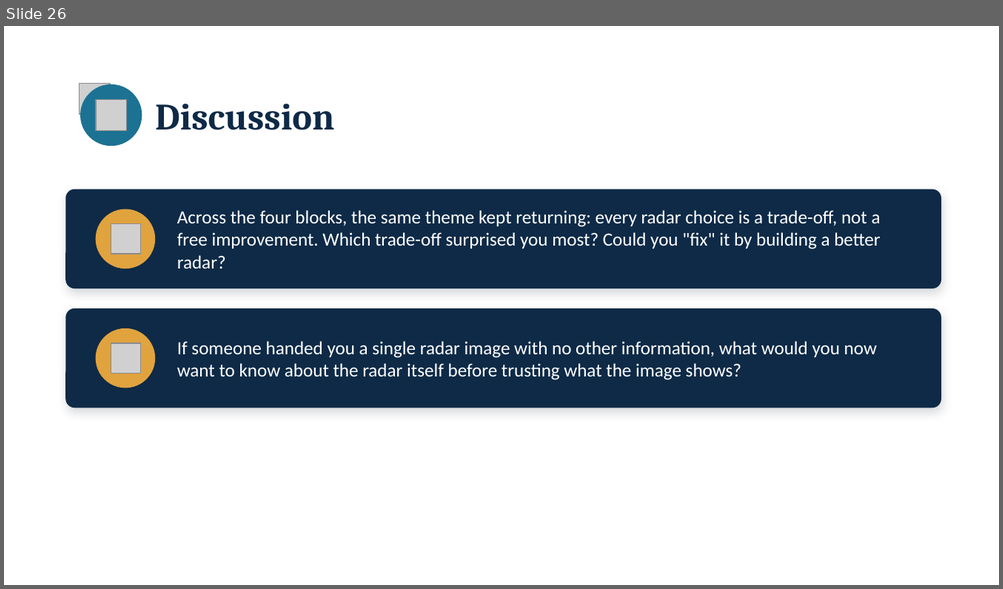
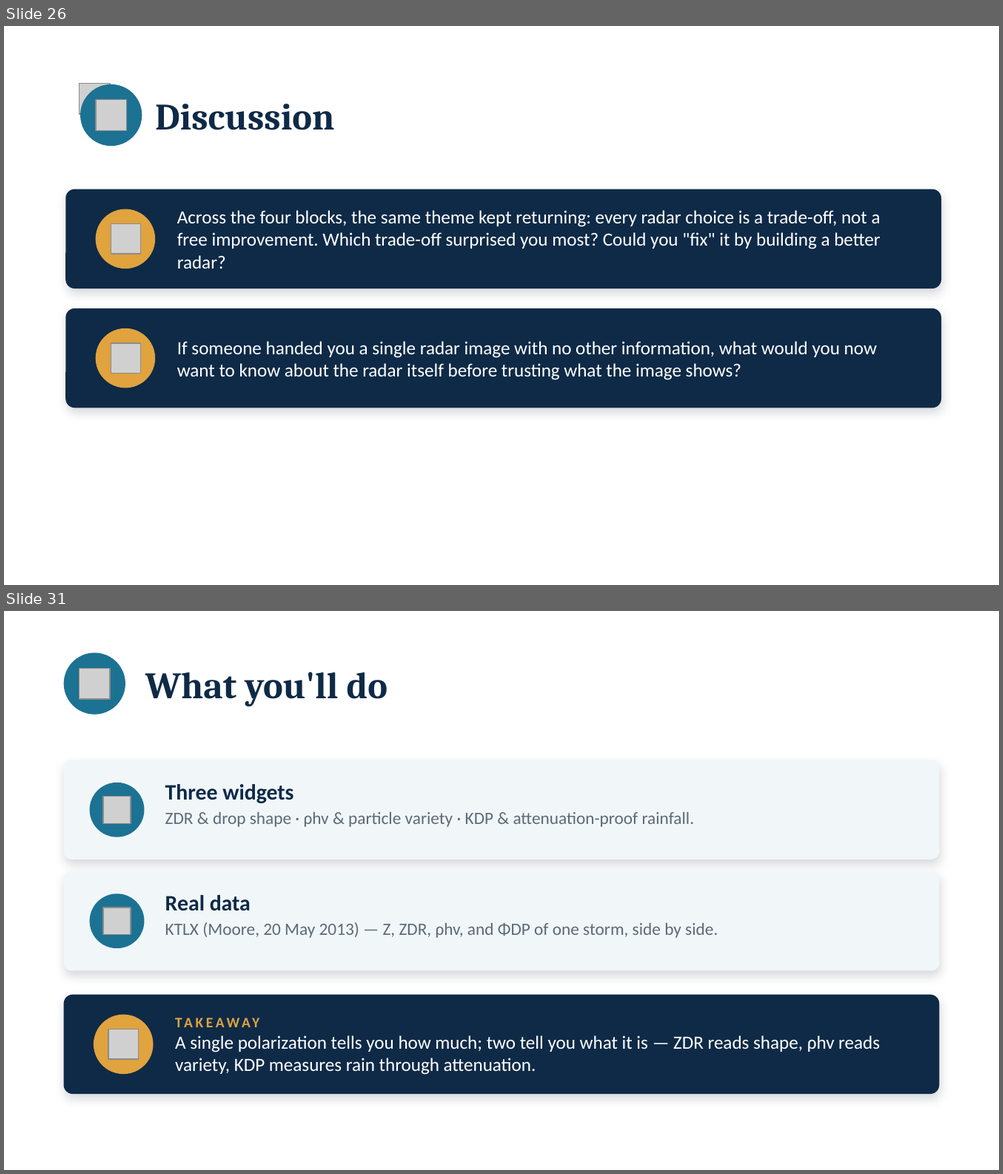
Before and after one commit to sebastiantorr/Clouds4Africa, a slide deck: Reading_the_Radar_pre-block_slides.pptx. Shown one above the other, each under a label of ours: slide 26 before the commit, slides 26 and 31 after it; the slides between them are not shown. The pictures are 1003x589 and 1003x1174 pixels, drawn with LibreOffice and Linux fonts; fonts in the diff are those of the drawing; grey boxes stand for pictures. Boxes give left, top, right and bottom in pixels: in the first picture for what was removed or moved away, otherwise in the second. Text is boxed around its words. In the diff, an @@ line names an element or a change of style, - is before the commit and + after.

```diff
--- a/Reading_the_Radar_pre-block_slides.pptx
+++ b/Reading_the_Radar_pre-block_slides.pptx
@@ slide 31 added at bbox=[4, 611, 999, 1170], background #FFFFFF @@
@@ ellipse added at bbox=[64, 652, 125, 715], fill #1C7293 @@
@@ picture added at bbox=[79, 668, 111, 698] @@
@@ text added at bbox=[145, 672, 387, 706], 27 pt, text #0E2A47, bold @@
+What you'll do
@@ rounded rectangle added at bbox=[64, 760, 939, 860], fill #F1F6F8 @@
@@ ellipse added at bbox=[90, 783, 145, 837], fill #1C7293 @@
@@ text added at bbox=[165, 784, 293, 803], 16 pt, text #0E2A47, bold @@
+Three widgets
@@ picture added at bbox=[103, 796, 131, 824] @@
@@ text added at bbox=[165, 812, 694, 827], 12.5 pt, text #5C6B7A @@
+ZDR & drop shape · ρhv & particle variety · KDP & attenuation-proof rainfall.
@@ rounded rectangle added at bbox=[64, 871, 939, 971], fill #F1F6F8 @@
@@ ellipse added at bbox=[90, 894, 145, 949], fill #1C7293 @@
@@ text added at bbox=[165, 895, 250, 911], 16 pt, text #0E2A47, bold @@
+Real data
@@ picture added at bbox=[103, 908, 131, 935] @@
@@ text added at bbox=[165, 923, 717, 938], 12.5 pt, text #5C6B7A @@
+KTLX (Moore, 20 May 2013) — Z, ZDR, ρhv, and ΦDP of one storm, side by side.
@@ rounded rectangle added at bbox=[64, 995, 939, 1094], fill #0E2A47 @@
@@ ellipse added at bbox=[94, 1015, 153, 1074], fill #E0A33E @@
@@ picture added at bbox=[108, 1030, 138, 1059] @@
@@ text added at bbox=[175, 1036, 879, 1075], 13.5 pt, text #FFFFFF @@
+TAKEAWAY
+A single polarization tells you how much; two tell you what it is — ZDR reads shape, ρhv reads variety, KDP measures rain through attenuation.
```
Also in this commit, not shown: 2 slides changed, 5 other slides added, 4 other files.
